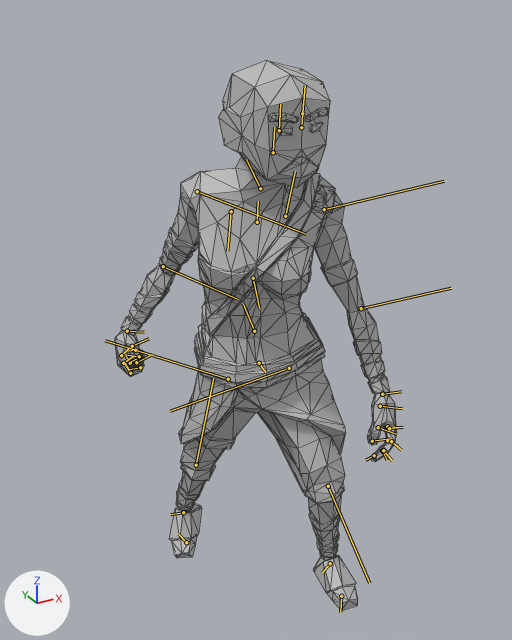
Two versions of the glTF model games/depthbreaker/client/public/models/synty/depthbreaker/characters/mage.glb, one commit apart.
Rendered twice from a 50 mm camera at (-0.971, -1.739, 1.802) aimed at (0.016, 0.055, 0.905). Lighting does not change. The marker at lower left points along +X, +Y and +Z. The older version comes first. Both versions are drawn at frame 37 of the action 'idle'; the numbers are the values there. The bones that change, and the others that lie on the model, are drawn over the model as lines. Mesh edges are drawn as thin lines.

Objects in the first picture: 'Chr_Nomad_Female_01'.
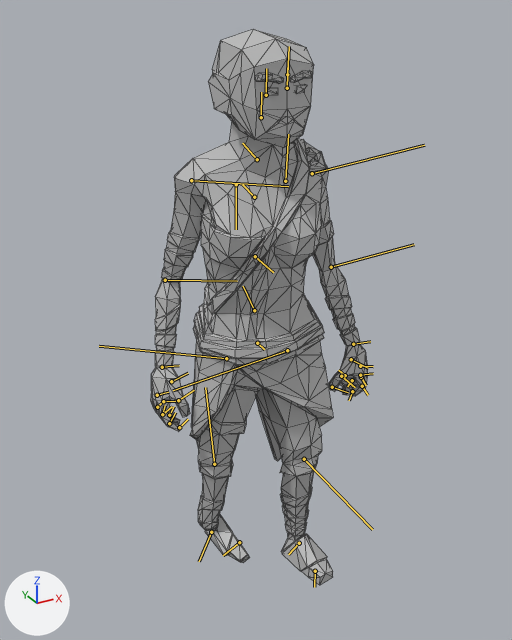
What the commit changed:
Bone 'Hips' (bone_hips) moves from (-8.7, 0.2, -1.2) to (-3.3, -2.5, 0.3).
Bone 'Hips' (bone_hips) turns from (-17, 1, -4) to (-16, -2, -6) degrees about its own x, y and z.
Bone 'Spine_01' (bone_spine_01) turns from (0, 2, -6) to (0, 2, -8) degrees about its own x, y and z.
Bone 'Spine_02' (bone_spine_02) turns from (-6, -5, 13) to (4, -1, 3) degrees about its own x, y and z.
Bone 'Spine_03' (bone_spine_03) turns from (-6, -1, -1) to (4, 1, 1) degrees about its own x, y and z.
Bone 'Clavicle_L' (bone_clavicle_l) turns from (0, 4, -4) to (0, 2, -1) degrees about its own x, y and z.
Bone 'Shoulder_L' (bone_shoulder_l) turns from (20, -11, -55) to (21, 3, -66) degrees about its own x, y and z.
Bone 'Elbow_L' (bone_elbow_l) turns from (-8, -20, -1) to (8, -19, -1) degrees about its own x, y and z.
Bone 'Hand_L' (bone_hand_l) turns from (-11, -18, -2) to (5, 3, -3) degrees about its own x, y and z.
Bone 'Finger_02' (bone_finger_02) turns from (2, 0, -23) to (1, 1, -60) degrees about its own x, y and z.
Bone 'Finger_03' (bone_finger_03) turns from (5, 3, -24) to (6, 7, -50) degrees about its own x, y and z.
Bone 'IndexFinger_01' (bone_indexfinger_01) turns from (-9, -15, 1) to (-3, 3, -3) degrees about its own x, y and z.
Bone 'IndexFinger_02' (bone_indexfinger_02) turns from (-3, -2, -36) to (-3, -3, -55) degrees about its own x, y and z.
Bone 'IndexFinger_03' (bone_indexfinger_03) turns from (-4, 1, -2) to (-1, -1, -44) degrees about its own x, y and z.
Bone 'Thumb_01' (bone_thumb_01) turns from (-3, 21, -5) to (0, -18, -23) degrees about its own x, y and z.
Bone 'Clavicle_R' (bone_clavicle_r) turns from (0, 13, 3) to (0, 9, -1) degrees about its own x, y and z.
Bone 'Shoulder_R' (bone_shoulder_r) turns from (11, 6, -67) to (21, 9, -71) degrees about its own x, y and z.
Bone 'Elbow_R' (bone_elbow_r) turns from (3, -16, 2) to (1, -26, -2) degrees about its own x, y and z.
Bone 'Hand_R' (bone_hand_r) turns from (13, -20, -18) to (-3, 1, -3) degrees about its own x, y and z.
Bone 'Finger_01_1' (bone_finger_01_1) turns from (5, -1, -46) to (3, -2, 1) degrees about its own x, y and z.
Bone 'Finger_02_1' (bone_finger_02_1) turns from (1, 2, -71) to (2, 0, -28) degrees about its own x, y and z.
Bone 'Finger_03_1' (bone_finger_03_1) turns from (6, 10, -72) to (5, 3, -29) degrees about its own x, y and z.
Bone 'IndexFinger_01_1' (bone_indexfinger_01_1) turns from (0, -13, -38) to (-4, 3, 5) degrees about its own x, y and z.
Bone 'IndexFinger_02_1' (bone_indexfinger_02_1) turns from (-1, -4, -74) to (-4, -1, -29) degrees about its own x, y and z.
Bone 'IndexFinger_03_1' (bone_indexfinger_03_1) turns from (0, -2, -63) to (-3, 0, -19) degrees about its own x, y and z.
Bone 'Thumb_01_1' (bone_thumb_01_1) turns from (-4, 33, -17) to (-3, 16, -8) degrees about its own x, y and z.
Bone 'Thumb_02_1' (bone_thumb_02_1) turns from (-15, 47, -9) to (-10, 8, 0) degrees about its own x, y and z.
Bone 'Neck' (bone_neck) turns from (21, 11, 0) to (0, 0, 0) degrees about its own x, y and z.
Bone 'Head' (bone_head) turns from (-13, 8, 4) to (0, 10, 0) degrees about its own x, y and z.
Bone 'UpperLeg_L' (bone_upperleg_l) turns from (9, 21, 8) to (16, 0, 3) degrees about its own x, y and z.
Bone 'LowerLeg_L' (bone_lowerleg_l) turns from (0, -7, 30) to (10, -5, 9) degrees about its own x, y and z.
Bone 'Ankle_L' (bone_ankle_l) turns from (5, 5, 5) to (-1, 4, 1) degrees about its own x, y and z.
Bone 'UpperLeg_R' (bone_upperleg_r) turns from (13, -17, 19) to (10, -8, 7) degrees about its own x, y and z.
Bone 'LowerLeg_R' (bone_lowerleg_r) turns from (7, -5, 13) to (2, -4, 11) degrees about its own x, y and z.
Bone 'Ankle_R' (bone_ankle_r) turns from (21, 27, 1) to (116, 69, 32) degrees about its own x, y and z.

Pixel boxes [x1, y1, x2, y2] of what changed, in the pictures (512 x 640 px):
'Chr_Nomad_Female_01', posed (22% narrower): before [115, 60, 396, 611]; after [150, 29, 368, 585]
bone 'Hips', root to tip: before (259, 363) to (265, 372); after (257, 343) to (264, 349)
bone 'Spine_01', root to tip: before (254, 331) to (243, 303); after (254, 310) to (243, 286)
bone 'Spine_02', root to tip: before (253, 278) to (259, 308); after (255, 256) to (273, 272)
bone 'Spine_03', root to tip: before (257, 222) to (258, 201); after (254, 197) to (242, 184)
bone 'Clavicle_L', root to tip: before (285, 216) to (295, 171); after (285, 181) to (288, 134)
bone 'Shoulder_L', root to tip: before (324, 209) to (444, 181); after (312, 173) to (424, 145)
bone 'Elbow_L', root to tip: before (361, 308) to (451, 288); after (331, 267) to (414, 244)
bone 'Hand_L', root to tip: before (382, 394) to (401, 391); after (353, 344) to (370, 341)
bone 'Finger_02', root to tip: before (387, 440) to (398, 446); after (361, 377) to (366, 385)
bone 'Finger_03', root to tip: before (382, 451) to (387, 460); after (352, 380) to (347, 386)
bone 'IndexFinger_01', root to tip: before (389, 428) to (403, 427); after (360, 375) to (373, 373)
bone 'IndexFinger_02', root to tip: before (391, 441) to (401, 450); after (362, 386) to (368, 395)
bone 'IndexFinger_03', root to tip: before (383, 450) to (392, 460); after (352, 391) to (349, 400)
bone 'Thumb_01', root to tip: before (380, 406) to (402, 408); after (351, 359) to (368, 368)
bone 'Clavicle_R', root to tip: before (231, 211) to (227, 251); after (236, 184) to (236, 229)
bone 'Shoulder_R', root to tip: before (197, 191) to (306, 234); after (191, 180) to (288, 186)
bone 'Elbow_R', root to tip: before (163, 266) to (237, 299); after (165, 280) to (237, 281)
bone 'Hand_R', root to tip: before (127, 331) to (144, 332); after (162, 367) to (179, 365)
bone 'Finger_01_1', root to tip: before (121, 355) to (130, 346); after (157, 395) to (168, 392)
bone 'Finger_02_1', root to tip: before (130, 363) to (125, 355); after (157, 407) to (165, 399)
bone 'Finger_03_1', root to tip: before (139, 357) to (131, 361); after (162, 414) to (165, 405)
bone 'IndexFinger_01_1', root to tip: before (123, 363) to (133, 356); after (163, 401) to (175, 401)
bone 'IndexFinger_02_1', root to tip: before (130, 373) to (125, 363); after (162, 414) to (172, 406)
bone 'IndexFinger_03_1', root to tip: before (140, 367) to (129, 369); after (169, 423) to (175, 412)
bone 'Thumb_01_1', root to tip: before (132, 346) to (149, 338); after (171, 381) to (188, 373)
bone 'Thumb_02_1', root to tip: before (136, 362) to (152, 354); after (178, 400) to (194, 390)
bone 'Neck', root to tip: before (260, 188) to (246, 159); after (257, 159) to (242, 143)
bone 'Head', root to tip: before (273, 152) to (274, 127); after (261, 117) to (261, 92)
bone 'UpperLeg_L', root to tip: before (289, 368) to (170, 411); after (287, 350) to (173, 390)
bone 'LowerLeg_L', root to tip: before (328, 486) to (369, 583); after (304, 459) to (372, 529)
bone 'Ankle_L', root to tip: before (330, 563) to (322, 573); after (299, 543) to (288, 554)
bone 'UpperLeg_R', root to tip: before (228, 379) to (105, 340); after (226, 358) to (99, 346)
bone 'LowerLeg_R', root to tip: before (196, 465) to (213, 378); after (214, 464) to (205, 387)
bone 'Ankle_R', root to tip: before (183, 512) to (170, 514); after (211, 532) to (199, 561)
